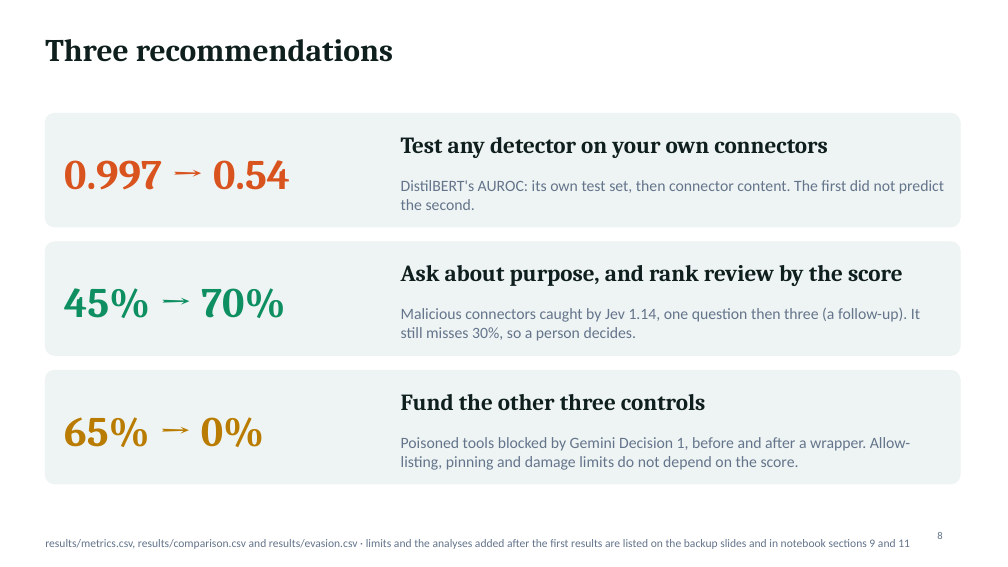
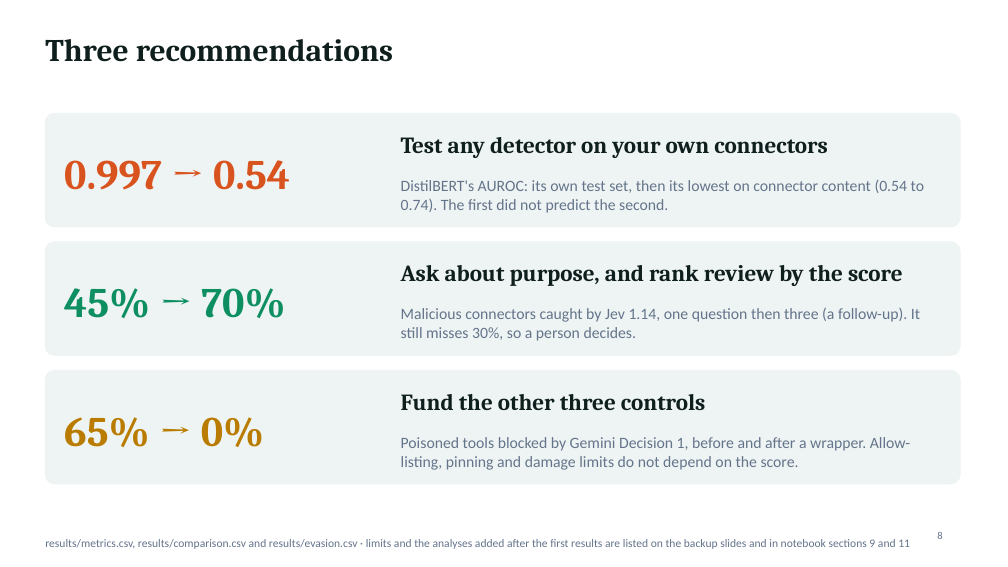
Before and after one commit to jonasneves/connector-gate, a slide deck: slide 8 of slides.pptx. Drawn at 1008x567 pixels with LibreOffice and Linux fonts; fonts in the diff are those of the drawing. Boxes give left, top, right and bottom in pixels: in the first picture for what was removed or moved away, otherwise in the second. Text is boxed around its words. In the diff, an @@ line names an element or a change of style, - is before the commit and + after.

```diff
--- a/slides.pptx
+++ b/slides.pptx
@@ text at (401, 180, 924, 213): text changed @@
-DistilBERT's AUROC: its own test set, then connector content. The first did not predict the second.
+DistilBERT's AUROC: its own test set, then its lowest on connector content (0.54 to 0.74). The first did not predict the second.
```
Also in this commit, not shown: 3 other slides changed, 2 other files.
